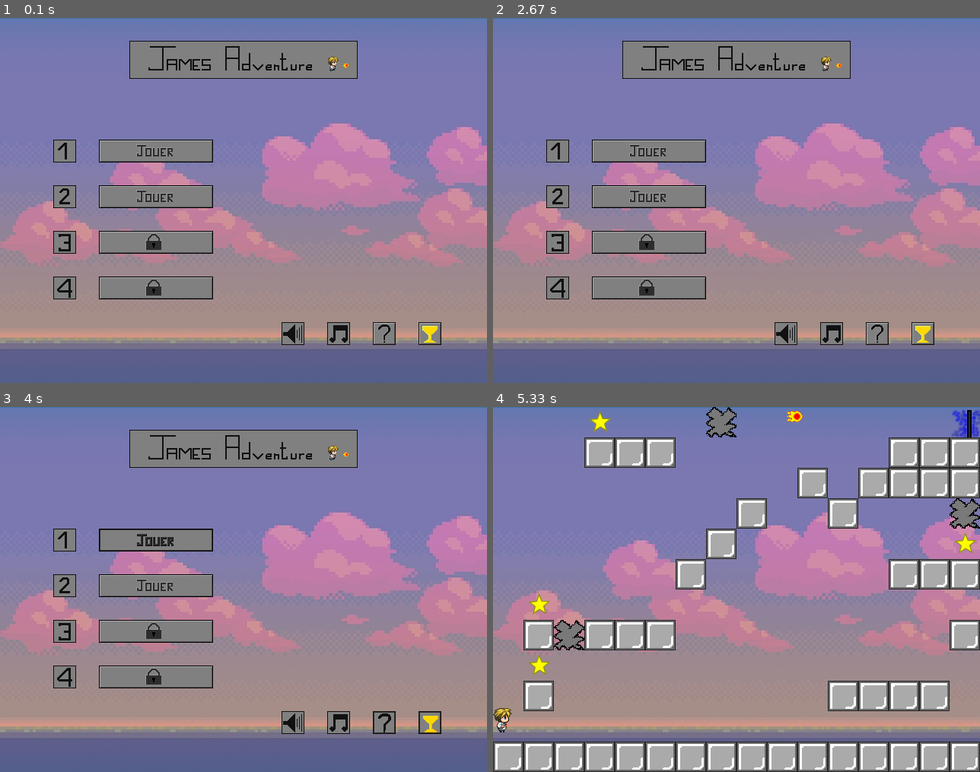
Above: before the commit, frames 1-4 (two rows, left to right).
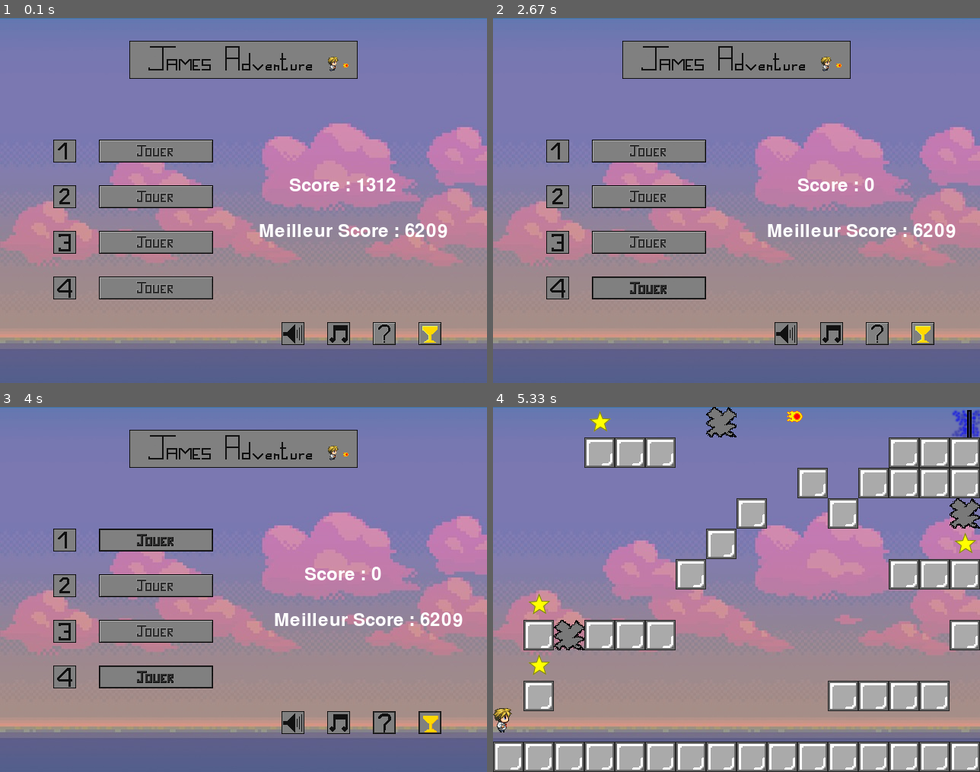
Above: after the commit, the same moments.

Repository: timcrl/jamesadventure
Game: pygame game, started from new-menu.py
Two runs of this game, one before a commit and one after it. Both use one fixed random seed, a clock stepped at 60 frames per second and the inputs below.
Inputs (mouse positions are in pixels of both pictures, inside the frame that each line leads up to):
- Up to frame 1 (0.1 s): no input
- Up to frame 2 (2.67 s): click (648, 240) at 0.38 s; hold Right 0.67-1.13 s; hold Up 1.17-1.47 s; hold Right 1.5-1.97 s; press the mouse at (648, 288) at 2.6 s
- Up to frame 3 (4 s): move the mouse to (209, 578) at 2.7 s; release the mouse at (267, 480) at 2.83 s; press the mouse at (384, 720) at 3.03 s; move the mouse to (297, 666) at 3.13 s; release the mouse at (214, 607) at 3.27 s; press the mouse at (428, 720) at 3.37 s; move the mouse to (277, 662) at 3.47 s; release the mouse at (121, 604) at 3.6 s; press the mouse at (155, 538) at 3.7 s; move the mouse to (262, 585) at 3.8 s; release the mouse at (374, 629) at 3.93 s
- Up to frame 4 (5.33 s): press the mouse at (648, 585) at 4.03 s; move the mouse to (707, 553) at 4.13 s; release the mouse at (765, 516) at 4.27 s; press the mouse at (648, 677) at 4.37 s; move the mouse to (629, 651) at 4.47 s; release the mouse at (609, 626) at 4.6 s; tap Space at 4.67, 5.07 s; hold Down 5-5.3 s

The runs differ from the first frame. In frame 1, 1.3% of the frame differs, in the area x 27-92%, y 43-77%; in frame 2, 1.3%, in the area x 20-95%, y 43-77%; in frame 3, 1.3%; in frame 4, nothing differs.

Commit message:
Affichage des scores et bouton aide qui renvoie sur le github du jeu

Diff:
--- a/interface.txt
+++ b/interface.txt
@@ -1,6 +1,6 @@
+1
 3
-1
-0
+1312
 6209
 ON
 ON
--- a/new-menu.py
+++ b/new-menu.py
@@ -2,6 +2,7 @@
 # -*- coding: utf-8 -*-
 
 import pygame, time, os #importer toute la lib de pygame et time
+import webbrowser
 from pygame.locals import * #importer les classes pygame
 pygame.init() #initialisation de la fenetre
 
@@ -148,6 +149,17 @@
 Lbuttonja = 300
 lbuttonja = 50
 
+# Affichage des scores
+basicfont = pygame.font.SysFont(None, 36)
+score = basicfont.render('Score : ' + interface['dernier_score'], True, (255, 255, 255))
+scorerect = score.get_rect()
+scorerect.centerx = 450
+scorerect.centery = 220
+highscore = basicfont.render('Meilleur Score : ' + interface['meilleur_score'], True, (255, 255, 255))
+highscorerect = score.get_rect()
+highscorerect.centerx = 410
+highscorerect.centery = 280
+
 #Variables stockant l'etat des boutons
 buttonj1 = 0
 buttonv = 0
@@ -223,6 +235,7 @@
 			print("Info")
 			if interface['son'] == 'ON':
 				touchesoundup.play()
+			webbrowser.open('https://github.com/timwinner/jamesadventure')
 			buttoninfo = 0
 		if event.type == MOUSEBUTTONUP and event.button == 1 and event.pos[1] > ybuttoncup and event.pos[1] < ybuttoncup+lbuttoncup and event.pos[0] > xbuttoncup and event.pos[0] < xbuttoncup+Lbuttoncup :
 			print("Coupe")
@@ -278,6 +291,9 @@
 	fenetre.blit(deux, (xbuttonj2-60, ybuttonj2))
 	fenetre.blit(trois, (xbuttonj3-60, ybuttonj3))
 	fenetre.blit (quatre, (xbuttonj4-60, ybuttonj4))
+	fenetre.blit(score, scorerect)
+	fenetre.blit(highscore, highscorerect)
+
 
 	if int(interface['dernier_niveau']) >= 0:
 		if buttonj1 == 1:
